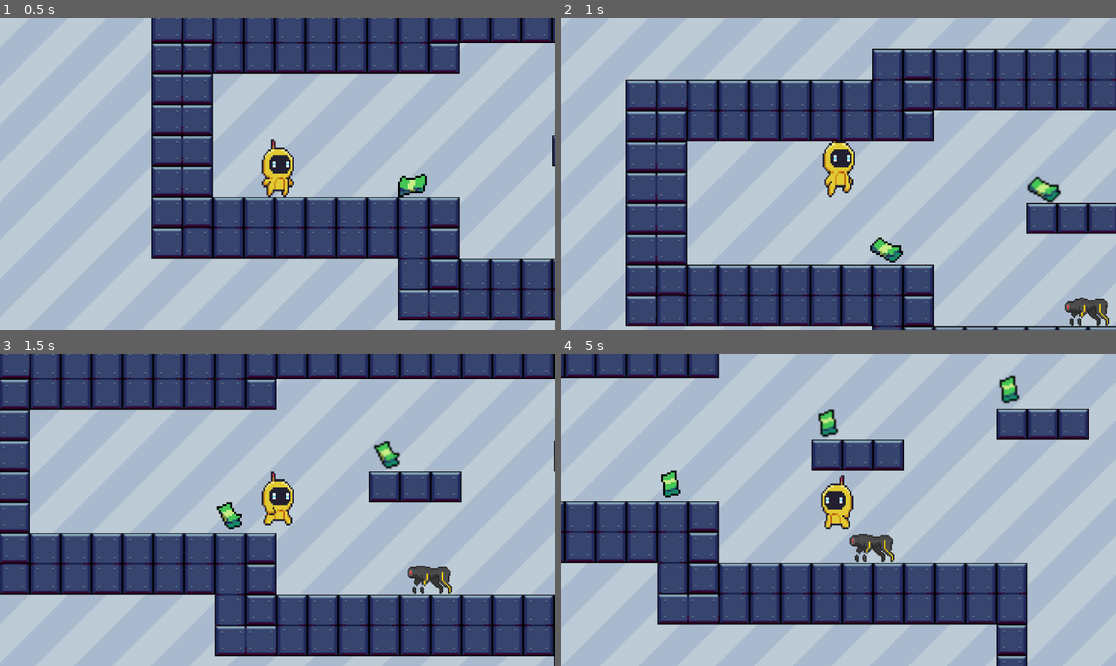
Above: before the commit, frames 1-4 (two rows, left to right).
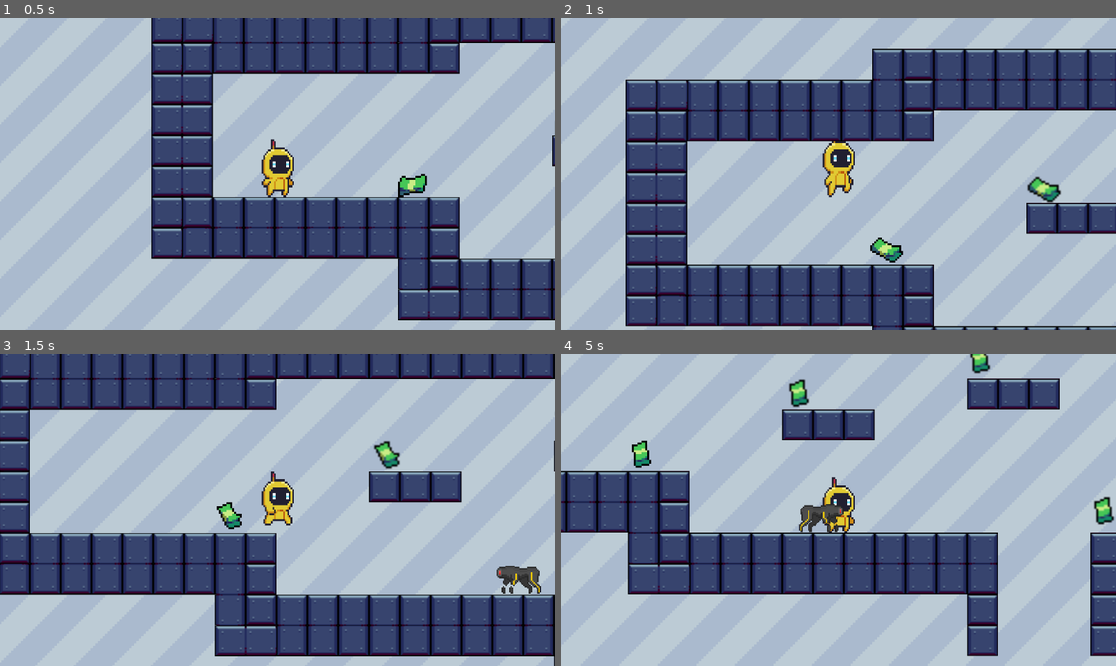
Above: after the commit, the same moments.

Repository: jmisidro/DDJD-PP
Game: Godot game, scene res://main.tscn
The game is run twice, just before and just after one commit, with the same random seed, the same clock (stepped at 60 frames per second) and the same inputs.
Inputs:
- Up to frame 1 (0.5 s): no input
- Up to frame 2 (1 s): hold Right (right) from 0.53 s (still down); tap Space (jump) at 0.77 s
- Up to frame 3 (1.5 s): keep holding Right (right)
- Up to frame 4 (5 s): tap Space (jump) at 1.52, 3.02, 3.77, 4.52 s; release Right (right) at 2.03 s; hold Left (left) 2.03-2.78 s; hold Right (right) 2.78-4.28 s; hold Left (left) from 4.28 s (still down)

Frame 1 is identical in both runs. In frame 2, 0.5% of the frame differs, in the area x 90-99%, y 89-99%; in frame 3, 1.0%; in frame 4, 33%, in the area x 0-100%, y 0-100%.
Error before the commit: Invalid access to property or key 'cast_to' on a base object of type 'RayCast2D'. (res://scenes/robo_dob.gd:25)

Commit message:
small fix

Diff:
--- a/artifact-odyssey/scenes/robo_dob.gd
+++ b/artifact-odyssey/scenes/robo_dob.gd
@@ -20,12 +20,6 @@
 
 # Physics update
 func _physics_process(delta: float) -> void:
-	# Flip RayCast2D based on direction
-	if direction == 1:
-		$RayCast2D.cast_to.x = 50 # Right
-	else:
-		$RayCast2D.cast_to.x = -50 # Left
-
 	if is_chasing and player:
 		# Chase the player
 		var to_player = player.position - position
